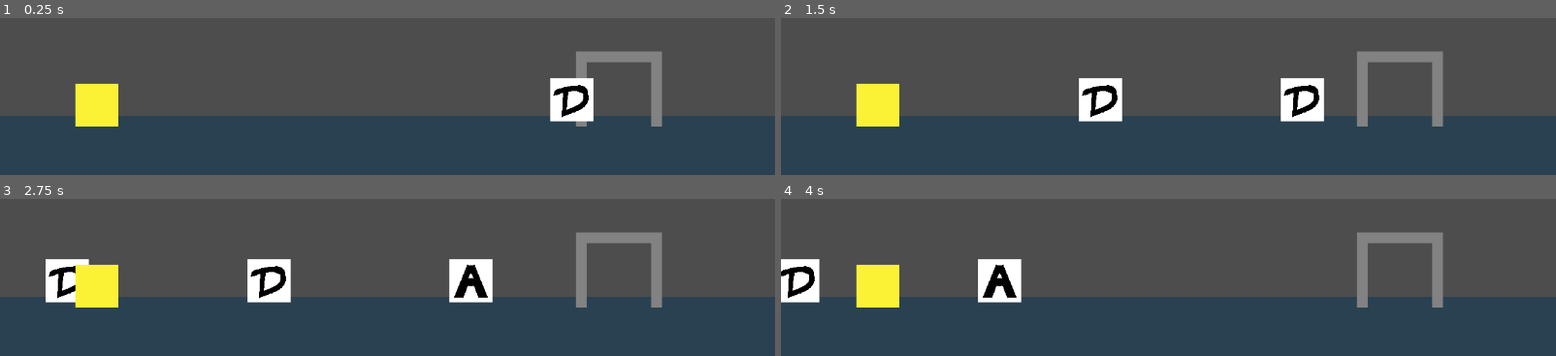
Above: before the commit, frames 1-4 (two rows, left to right).
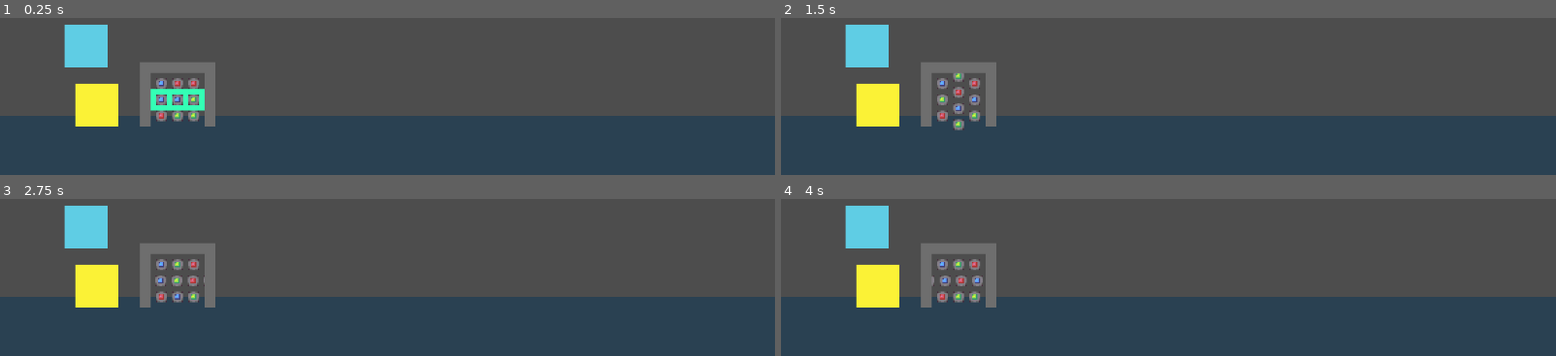
Above: after the commit, the same moments.

Repository: LuccasRMedeiros/ChampionsOfTheUnderworld_godot
Game: Godot game, scene res://scenes/Main.tscn
Two runs of this game, one before a commit and one after it. Both use one fixed random seed, a clock stepped at 60 frames per second and the inputs below.
Inputs (mouse positions are in pixels of both pictures, inside the frame that each line leads up to):
- Up to frame 1 (0.25 s): no input
- Up to frame 2 (1.5 s): move the mouse to (outside the picture) at 0.52 s; press the mouse at (outside the picture) at 0.53 s; hold Right (ui_right) 0.53-1.28 s; move the mouse to (outside the picture) at 1.27 s; release the mouse at (outside the picture) at 1.28 s; hold Down (ui_down) from 1.28 s (still down); click (outside the picture) at 1.35 s
- Up to frame 3 (2.75 s): move the mouse to (outside the picture) at 2.02 s; release Down (ui_down) at 2.03 s; press the mouse at (outside the picture) at 2.03 s; hold Right (ui_right) from 2.03 s (still down)
- Up to frame 4 (4 s): move the mouse to (1129, 225) at 2.77 s; release Right (ui_right) at 2.78 s; release the mouse at (1129, 225) at 2.78 s; hold Up (ui_up) 2.78-3.53 s; click (1129, 225) at 2.85 s; move the mouse to (1401, 203) at 3.52 s; press the mouse at (1401, 203) at 3.53 s; hold Left (ui_left) from 3.53 s (still down)

The runs differ from the first frame. In frame 1, 7.8% of the frame differs, in the area x 8-86%, y 4-70%; in frame 2, 9.1%; in frame 3, 10%, in the area x 5-86%, y 4-70%; in frame 4, 8.4%.

Commit message:
Creating form check algorithm

Diff:
--- /dev/null
+++ b/actors/common/Act_Common_CastingLine.gd
@@ -0,0 +1,76 @@
+extends Line2D
+
+
+enum MagicTypes { INVALID = -1, WIND, THUNDER, FIRE }
+
+
+enum _Travel { DISTANCE, ANGLE }
+enum _RunePoints { WIND = 3, THUNDER = 4, FIRE = 5 }
+
+
+signal rune_finished
+signal rune_erased
+signal is_thunder
+signal is_fire
+signal is_ice
+
+
+#Let the player draw a line
+func draw_rune(point_position: Vector2):
+	var distance: float = point_position.distance_to(get_point_position(get_point_count() - 1))
+
+	if distance > 5.00:
+		add_point(point_position)
+
+
+# Compare the form drawed by the player
+func comp_rune() -> int:
+	var main_points: Array = [get_point_position(0)]
+	var last_point: Vector2 = get_point_position(1)
+	var last_angle: float = main_points[0].angle_to_point(last_point)
+
+	for i in range(2, get_point_count() - 1):
+		var point: Vector2 = get_point_position(i)
+		var angle: float = last_point.angle_to_point(point)
+
+		if last_angle - angle > 0.5 or last_angle - angle < -0.5:
+#			print("New Line")
+			main_points.append(point)
+
+#		print(angle)
+		last_point = point
+		last_angle = angle
+
+	main_points.append(get_point_position(get_point_count() - 1))
+	_redraw_line(main_points)
+
+	match main_points.size():
+		_RunePoints.WIND:
+			print("Wind: ", main_points[0].angle_to(main_points[2]))
+
+		_RunePoints.THUNDER:
+			print("Thunder: ", main_points[0].angle_to(main_points[2]), " ", main_points[1].angle_to(main_points[3]))
+
+		_RunePoints.FIRE:
+			print("Fire: ", main_points[0].angle_to(main_points[2]), " ", main_points[1].angle_to(main_points[3]), " ", main_points[2].angle_to(main_points[4]))
+
+	return MagicTypes.INVALID
+
+
+# Debug the normalized line
+func _redraw_line(points: Array):
+	clear_points()
+
+	for point in points:
+		add_point(point)
+
+	print("Point count: ", get_point_count())
+
+# Called when the node enters the scene tree for the first time.
+func _ready():
+	pass
+
+
+# Called every frame. 'delta' is the elapsed time since the previous frame.
+func _process(delta):
+	pass
--- /dev/null
+++ b/actors/common/Act_Common_CastingLine.tscn
@@ -0,0 +1,33 @@
+[gd_scene load_steps=2 format=3 uid="uid://dci8em31hva2a"]
+
+[ext_resource type="Script" path="res://actors/common/Act_Common_CastingLine.gd" id="1_0oj5w"]
+
+[node name="Act_Common_CastingLine" type="Line2D"]
+joint_mode = 2
+begin_cap_mode = 2
+end_cap_mode = 2
+script = ExtResource("1_0oj5w")
+
+[node name="NormalizedLine" type="Line2D" parent="."]
+default_color = Color(0.619608, 0.00392157, 0.905882, 1)
+joint_mode = 2
+begin_cap_mode = 2
+end_cap_mode = 2
+
+[node name="Thunder" type="Line2D" parent="."]
+z_index = -1
+position = Vector2(168, -8)
+points = PackedVector2Array(192, 64, 128, 152, 192, 152, 128, 256)
+default_color = Color(0, 0, 0, 1)
+
+[node name="Fire" type="Line2D" parent="."]
+z_index = -1
+position = Vector2(-272, 40)
+points = PackedVector2Array(374, 62, 502, 102, 374, 158)
+default_color = Color(0, 0, 0, 1)
+
+[node name="Ice" type="Line2D" parent="."]
+z_index = -1
+position = Vector2(-232, -8)
+points = PackedVector2Array(752, 72, 664, 192, 736, 256, 800, 192, 736, 160)
+default_color = Color(0, 0, 0, 1)
--- a/actors/common/Act_Common_Daemon.gd
+++ b/actors/common/Act_Common_Daemon.gd
@@ -6,7 +6,6 @@
 
 var _can_be_destroyied: bool
 var _move_speed = 300.0
-
 
 @export var assingned_key: Key = KEY_A
 @export var direction: Definitions.Directions = Definitions.Directions.RIGHT
@@ -31,7 +30,8 @@
 func _process(delta):
 	position.x += _move_speed * delta
 
-	if _can_be_destroyied and Input.is_key_pressed(assingned_key):
+	if (_can_be_destroyied and Input.is_key_pressed(assingned_key)) \
+	or (global_position.x < -100 or global_position.x > 1300):
 		queue_free()
 
 
@@ -40,5 +40,9 @@
 		_can_be_destroyied = true
 
 
-func _on_body_exited(body):
+func _on_body_exited(_body):
 	_can_be_destroyied = false
+
+
+func _on_tree_exiting():
+	has_died.emit()
--- a/actors/common/Act_Common_Daemon.tscn
+++ b/actors/common/Act_Common_Daemon.tscn
@@ -63,3 +63,5 @@
 
 [connection signal="body_entered" from="." to="." method="_on_body_entered"]
 [connection signal="body_exited" from="." to="." method="_on_body_exited"]
+[connection signal="tree_exited" from="." to="." method="_on_tree_exited"]
+[connection signal="tree_exiting" from="." to="." method="_on_tree_exiting"]
--- a/actors/common/Act_Common_SpawnGate.gd
+++ b/actors/common/Act_Common_SpawnGate.gd
@@ -1,7 +1,7 @@
 extends Node2D
 
 
-enum GateStates {LOCKED, OPEN, CLOSE}
+enum GateStates {LOCKED, OPEN, AWAIT_TO_CLOSE, CLOSE}
 
 
 signal select
@@ -13,6 +13,7 @@
 var _loop_warp = -48
 var _gate_state = GateStates.LOCKED
 var _cursor_rc = 1
+var _daemons = 0
 var _gate_lock_red = preload("res://actors/common/Act_Common_RedLock.tscn")
 var _gate_lock_green = preload("res://actors/common/Act_Common_GreenLock.tscn")
 var _gate_lock_blue = preload("res://actors/common/Act_Common_BlueLock.tscn")
@@ -30,45 +31,6 @@
 @export var summon_direction: Spawner.DaemonDirections
 
 
-func _change_cursor_orientation():
-	var position_bckp = $Cursor.position
-
-	$Cursor.position.x = position_bckp.y
-	$Cursor.position.y = position_bckp.x
-
-	if cursor_orientation == Definitions.CursorOrientations.HORIZONTAL:
-		$Cursor.rotation_degrees = 90.0
-		cursor_orientation = Definitions.CursorOrientations.VERTICAL
-	else:
-		$Cursor.rotation_degrees = 0
-		cursor_orientation = Definitions.CursorOrientations.HORIZONTAL
-
-
-# Called when the node enters the scene tree for the first time.
-func _ready():
-	$Spawner.direction = summon_direction
-
-	shuffle_matrix()
-
-	for row_i in _lock_node_matrix.size():
-		for column_i in _lock_node_matrix[row_i].size():
-			add_child(_lock_node_matrix[row_i][column_i])
-
-
-func _process(delta):
-	match _gate_state:
-		GateStates.OPEN:
-			if $Spawner.spawn(delta) == 3:
-				$Cursor.visible = true
-				$Spawner.reset_spawn_number()
-				_gate_state = GateStates.CLOSE
-				close_gate.emit()
-
-		GateStates.CLOSE:
-			shuffle_matrix()
-			_gate_state = GateStates.LOCKED
-
-
 func move_cursor(direction: Definitions.CursorDirections):
 	var cursor_warp: Vector2
 	var warp_amount = _next_warp
@@ -273,3 +235,49 @@
 	for row_i in _lock_node_matrix.size():
 		for lock in _lock_node_matrix[row_i]:
 			add_child(lock)
+
+
+func _change_cursor_orientation():
+	var position_bckp = $Cursor.position
+
+	$Cursor.position.x = position_bckp.y
+	$Cursor.position.y = position_bckp.x
+
+	if cursor_orientation == Definitions.CursorOrientations.HORIZONTAL:
+		$Cursor.rotation_degrees = 90.0
+		cursor_orientation = Definitions.CursorOrientations.VERTICAL
+	else:
+		$Cursor.rotation_degrees = 0
+		cursor_orientation = Definitions.CursorOrientations.HORIZONTAL
+
+
+# Called when the node enters the scene tree for the first time.
+func _ready():
+	$Spawner.direction = summon_direction
+
+	shuffle_matrix()
+
+	for row_i in _lock_node_matrix.size():
+		for column_i in _lock_node_matrix[row_i].size():
+			add_child(_lock_node_matrix[row_i][column_i])
+
+
+func _process(delta):
+	match _gate_state:
+		GateStates.OPEN:
+			_daemons += $Spawner.spawn(delta)
+
+			if _daemons == 3:
+				_gate_state = GateStates.AWAIT_TO_CLOSE
+
+		GateStates.CLOSE:
+			$Cursor.visible = true
+			shuffle_matrix()
+			_gate_state = GateStates.LOCKED
+
+
+func _on_spawner_all_daemons_died():
+	_gate_state = GateStates.CLOSE
+	_daemons = 0
+
+	close_gate.emit()
--- a/actors/common/Act_Common_SpawnGate.tscn
+++ b/actors/common/Act_Common_SpawnGate.tscn
@@ -17,3 +17,5 @@
 
 [node name="Spawner" type="Node2D" parent="."]
 script = ExtResource("2_1wxlj")
+
+[connection signal="all_daemons_died" from="Spawner" to="." method="_on_spawner_all_daemons_died"]
--- /dev/null
+++ b/actors/player/Act_Player_Caster.gd
@@ -0,0 +1,36 @@
+extends Node2D
+
+
+enum CasterStates { READY, DRAWING, CASTING, COUNTDOWN }
+
+
+var _caster_state = CasterStates.READY
+
+
+# Called when the node enters the scene tree for the first time.
+func _ready():
+	pass # Replace with function body.
+
+
+# Called every frame. 'delta' is the elapsed time since the previous frame.
+func _process(delta):
+	match _caster_state:
+		CasterStates.READY:
+			if Input.is_action_pressed("ui_click"):
+				$Act_Common_CastingLine.clear_points()
+				_caster_state = CasterStates.DRAWING
+
+		CasterStates.DRAWING:
+			if Input.is_action_pressed("ui_click"):
+				$Act_Common_CastingLine.draw_rune(get_local_mouse_position())
+			else:
+				$Act_Common_CastingLine.comp_rune()
+				_caster_state = CasterStates.READY
+
+
+func _on_act_common_casting_line_rune_finished():
+	_caster_state = CasterStates.CASTING
+
+
+func _on_act_common_casting_line_rune_erased():
+	_caster_state = CasterStates.READY
--- /dev/null
+++ b/actors/player/Act_Player_Caster.tscn
@@ -0,0 +1,25 @@
+[gd_scene load_steps=5 format=3 uid="uid://ccmpdjo70at31"]
+
+[ext_resource type="Script" path="res://actors/player/Act_Player_Caster.gd" id="1_12jhm"]
+[ext_resource type="Texture2D" uid="uid://bes2fkdjg7af8" path="res://sprites/caster_ph.png" id="2_p5jha"]
+[ext_resource type="PackedScene" uid="uid://dci8em31hva2a" path="res://actors/common/Act_Common_CastingLine.tscn" id="3_414ub"]
+
+[sub_resource type="SpriteFrames" id="SpriteFrames_w4yvc"]
+animations = [{
+"frames": [{
+"duration": 1.0,
+"texture": ExtResource("2_p5jha")
+}],
+"loop": true,
+"name": &"idle",
+"speed": 5.0
+}]
+
+[node name="Act_Player_Caster" type="Node2D"]
+script = ExtResource("1_12jhm")
+
+[node name="AnimatedSprite2D" type="AnimatedSprite2D" parent="."]
+sprite_frames = SubResource("SpriteFrames_w4yvc")
+animation = &"idle"
+
+[node name="Act_Common_CastingLine" parent="." instance=ExtResource("3_414ub")]
--- a/actors/player/Act_Player_Summoner.gd
+++ b/actors/player/Act_Player_Summoner.gd
@@ -1,13 +1,17 @@
 extends Node2D
 
+
 enum SummonerStates { PICKING, MOVING, SUMMONING }
+
 
 var _state = SummonerStates.PICKING
 var _lock_direction: GateLock.LockDirections
 
+
 # Called when the node enters the scene tree for the first time.
 func _ready():
 	pass # Replace with function body.
+
 
 # Called every frame. 'delta' is the elapsed time since the previous frame.
 func _process(delta):
--- a/project.godot
+++ b/project.godot
@@ -15,6 +15,14 @@
 config/features=PackedStringArray("4.1", "Forward Plus")
 config/icon="res://icon.svg"
 
+[input]
+
+ui_click={
+"deadzone": 0.5,
+"events": [Object(InputEventMouseButton,"resource_local_to_scene":false,"resource_name":"","device":-1,"window_id":0,"alt_pressed":false,"shift_pressed":false,"ctrl_pressed":false,"meta_pressed":false,"button_mask":0,"position":Vector2(0, 0),"global_position":Vector2(0, 0),"factor":1.0,"button_index":1,"canceled":false,"pressed":false,"double_click":false,"script":null)
+]
+}
+
 [rendering]
 
 textures/canvas_textures/default_texture_filter=0
--- a/scenes/Main.tscn
+++ b/scenes/Main.tscn
@@ -1,8 +1,8 @@
 [gd_scene load_steps=5 format=3 uid="uid://b64ycf341m5dd"]
 
 [ext_resource type="Script" path="res://scripts/Main.gd" id="1_mt5jd"]
-[ext_resource type="PackedScene" uid="uid://bmrdmxfqkk3r1" path="res://actors/enemy/Act_Enemy_SpawnGate.tscn" id="1_uuxan"]
 [ext_resource type="PackedScene" uid="uid://3m640nnnb600" path="res://actors/player/Act_Player_Smasher.tscn" id="2_rlekt"]
+[ext_resource type="PackedScene" uid="uid://bx1lixkjgems7" path="res://actors/player/Act_Player_Summoner.tscn" id="4_y4r55"]
 
 [sub_resource type="RectangleShape2D" id="RectangleShape2D_a3ab3"]
 size = Vector2(1280, 113)
@@ -18,8 +18,8 @@
 position = Vector2(576, 632.5)
 shape = SubResource("RectangleShape2D_a3ab3")
 
-[node name="SpawnGate" parent="." instance=ExtResource("1_uuxan")]
-position = Vector2(920, 536)
-
 [node name="SmasherRoot" parent="." instance=ExtResource("2_rlekt")]
 position = Vector2(144, 544)
+
+[node name="Act_Player_Summoner" parent="." instance=ExtResource("4_y4r55")]
+position = Vector2(128, 456)
--- a/scripts/Main.gd
+++ b/scripts/Main.gd
@@ -1,11 +1,9 @@
 extends Node
 
+
 var _random = RandomNumberGenerator.new()
+
 
 # Called when the node enters the scene tree for the first time.
 func _ready():
 	_random.randomize()
-
-# Called every frame. 'delta' is the elapsed time since the previous frame.
-func _process(delta):
-	pass
--- a/scripts/Spawner.gd
+++ b/scripts/Spawner.gd
@@ -7,8 +7,11 @@
 enum DaemonDirections { RIGHT = -1, LEFT = 1 }
 
 
-var _spawn_number = 0
+signal all_daemons_died
+
+
 var _spawn_delay = 1.0
+var _spawn_count = 0
 var _keys = [KEY_A, KEY_S, KEY_D]
 var _random = RandomNumberGenerator.new()
 var _daemon = preload("res://actors/common/Act_Common_Daemon.tscn")
@@ -17,31 +20,35 @@
 var direction: DaemonDirections
 
 
+# Called every frame. 'delta' is the elapsed time since the previous frame.
+func spawn(delta) -> int:
+	var daemon: Node
+	var ret = 0
+
+	_spawn_delay += delta
+
+	if _spawn_delay >= 1.0:
+		_spawn_count += 1
+		daemon = _daemon.instantiate()
+
+		daemon.has_died.connect(_on_daemon_died)
+		daemon.assingned_key = _assing_random_key()
+		daemon.direction = direction
+
+		add_child(daemon)
+
+		_spawn_delay = 0.0
+		ret = 1
+
+	return ret
+
+
 func _assing_random_key() -> Key:
 	return _keys[_random.randi_range(0, 2)]
 
 
-# Called every frame. 'delta' is the elapsed time since the previous frame.
-func spawn(delta) -> int:
-	var daemon_hit_key: Key
-	var daemon: Node
+func _on_daemon_died():
+	_spawn_count -= 1
 
-	_spawn_delay += delta
-
-	if _spawn_delay >= 1.0 and _spawn_number < 3:
-		daemon = _daemon.instantiate()
-
-		daemon.assingned_key = _assing_random_key()
-		daemon.direction = direction
-#		daemon.position.y = 24
-
-		add_child(daemon)
-
-		_spawn_delay = 0.0
-		_spawn_number += 1
-
-	return _spawn_number
-
-
-func reset_spawn_number():
-	_spawn_number = 0
+	if _spawn_count == 0:
+		all_daemons_died.emit()
